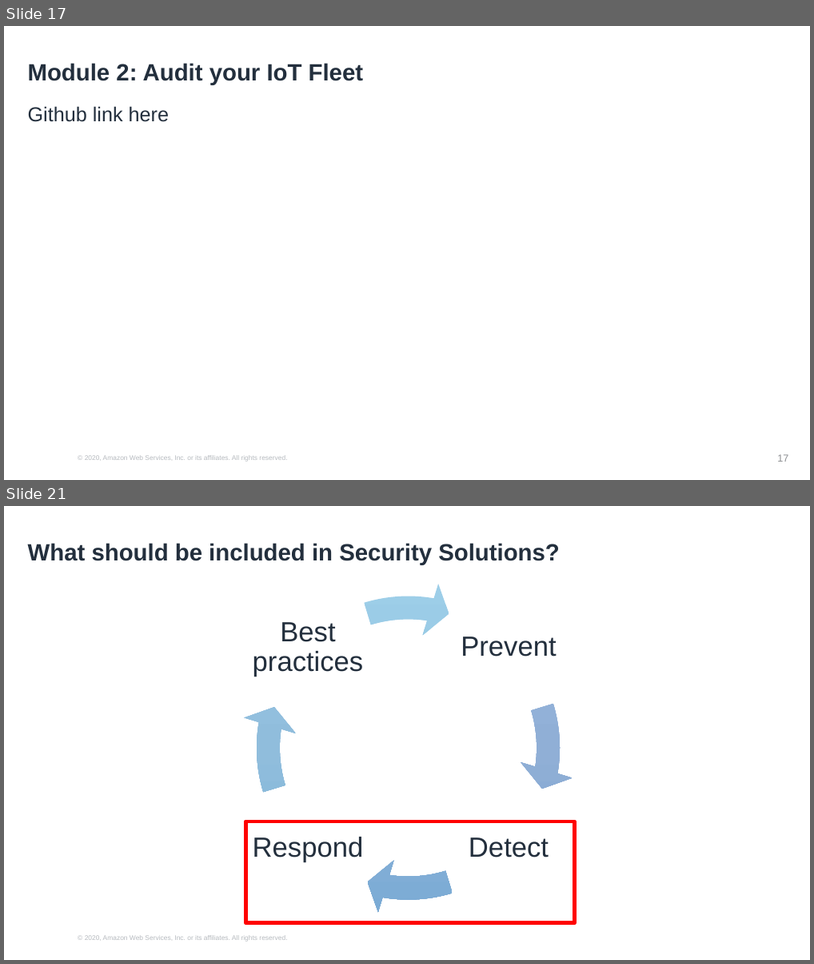
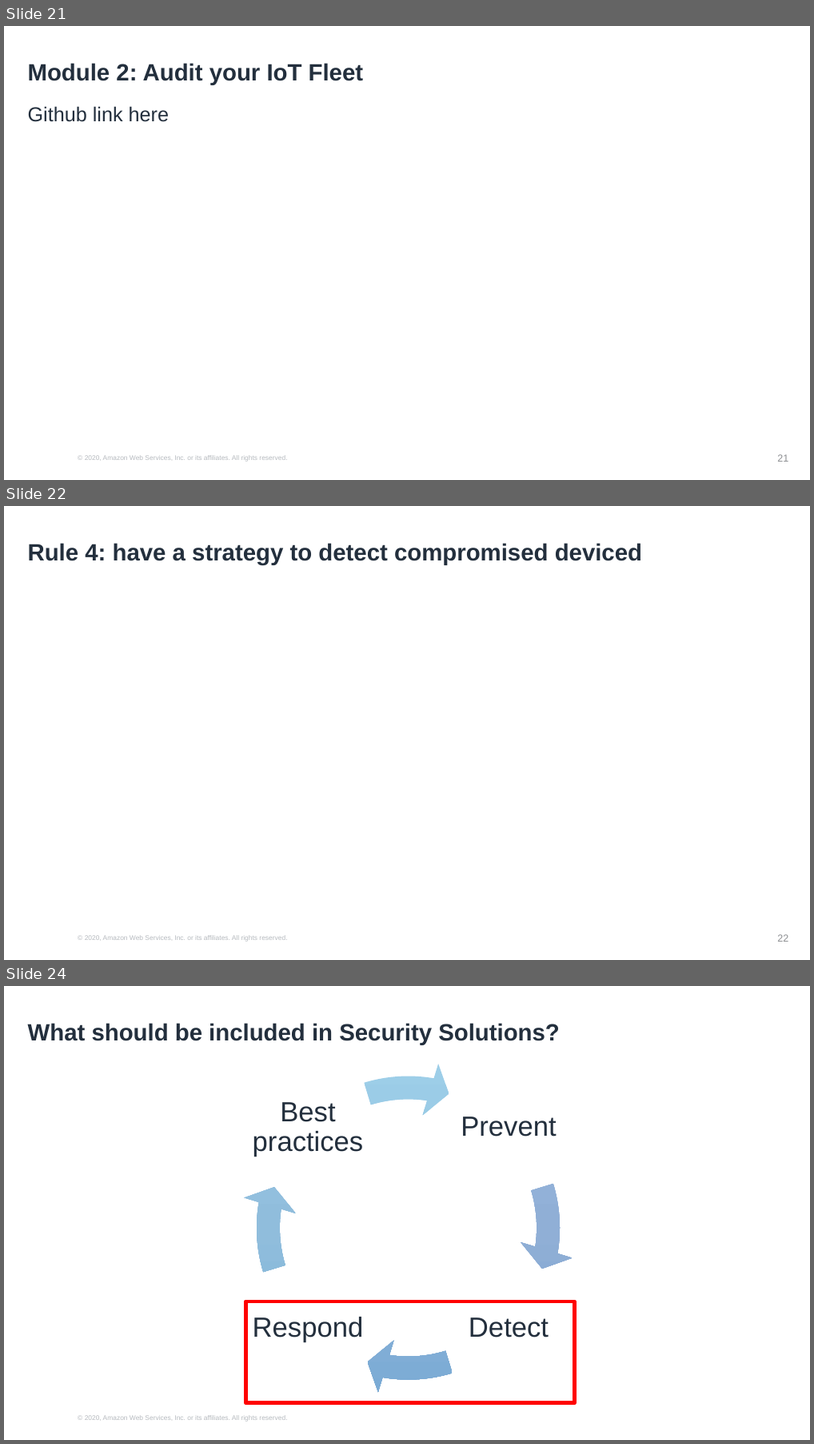
Before and after one commit to hongpham/Workshop-Protect-your-IoT-fleet, a slide deck: Protect your IoT fleet presentation.pptx. Shown one above the other, each under a label of ours: slides 17 and 21 before the commit, slides 21, 22 and 24 after it; the slides between them are not shown. The pictures are 814x964 and 814x1444 pixels, drawn with LibreOffice and Linux fonts; fonts in the diff are those of the drawing; background and template pictures are left out. Boxes give left, top, right and bottom in pixels: in the first picture for what was removed or moved away, otherwise in the second. Text is boxed around its words. In the diff, an @@ line names an element or a change of style, - is before the commit and + after.

```diff
--- a/Protect your IoT fleet presentation.pptx
+++ b/Protect your IoT fleet presentation.pptx
@@ slide 22 added at [4, 506, 810, 960], background #FFFFFF; not listed: 1 template element that a slide beside it also shows @@
@@ title added at [28, 543, 642, 565], 28 pt, text #232F3D, bold @@
+Rule 4: have a strategy to detect compromised deviced
@@ page number added at [778, 934, 789, 941], 12 pt, text #8D8F92 @@
+22
@@ what was slide 17 is now slide 21 @@
@@ page number at [778, 454, 789, 461]: text changed @@
-17
+21
@@ what was slide 21 is now slide 24 @@
```
Also in this commit, not shown: 5 slides changed, 7 other slides added, 5 slides removed, 7 other files.
